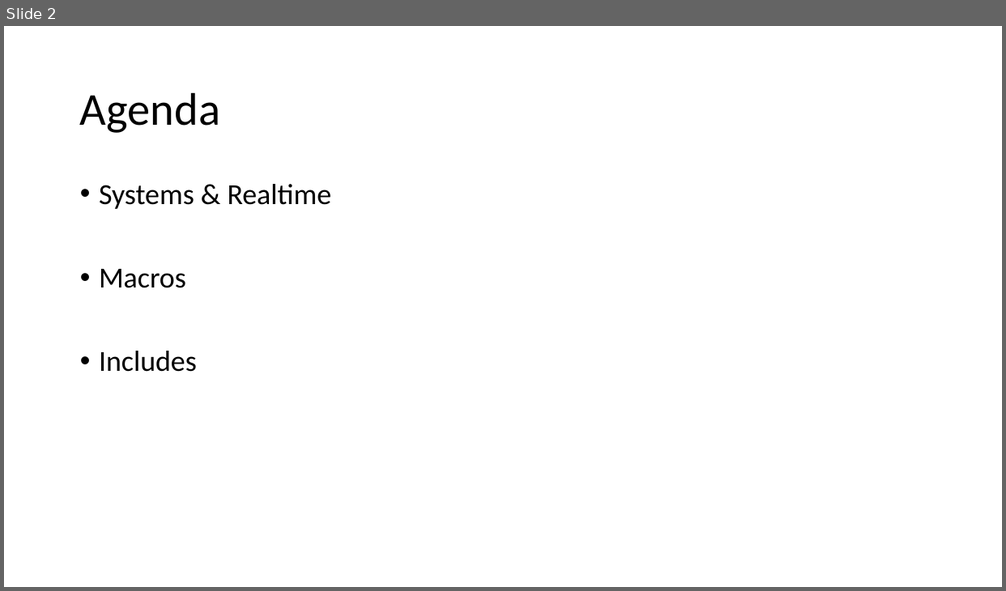
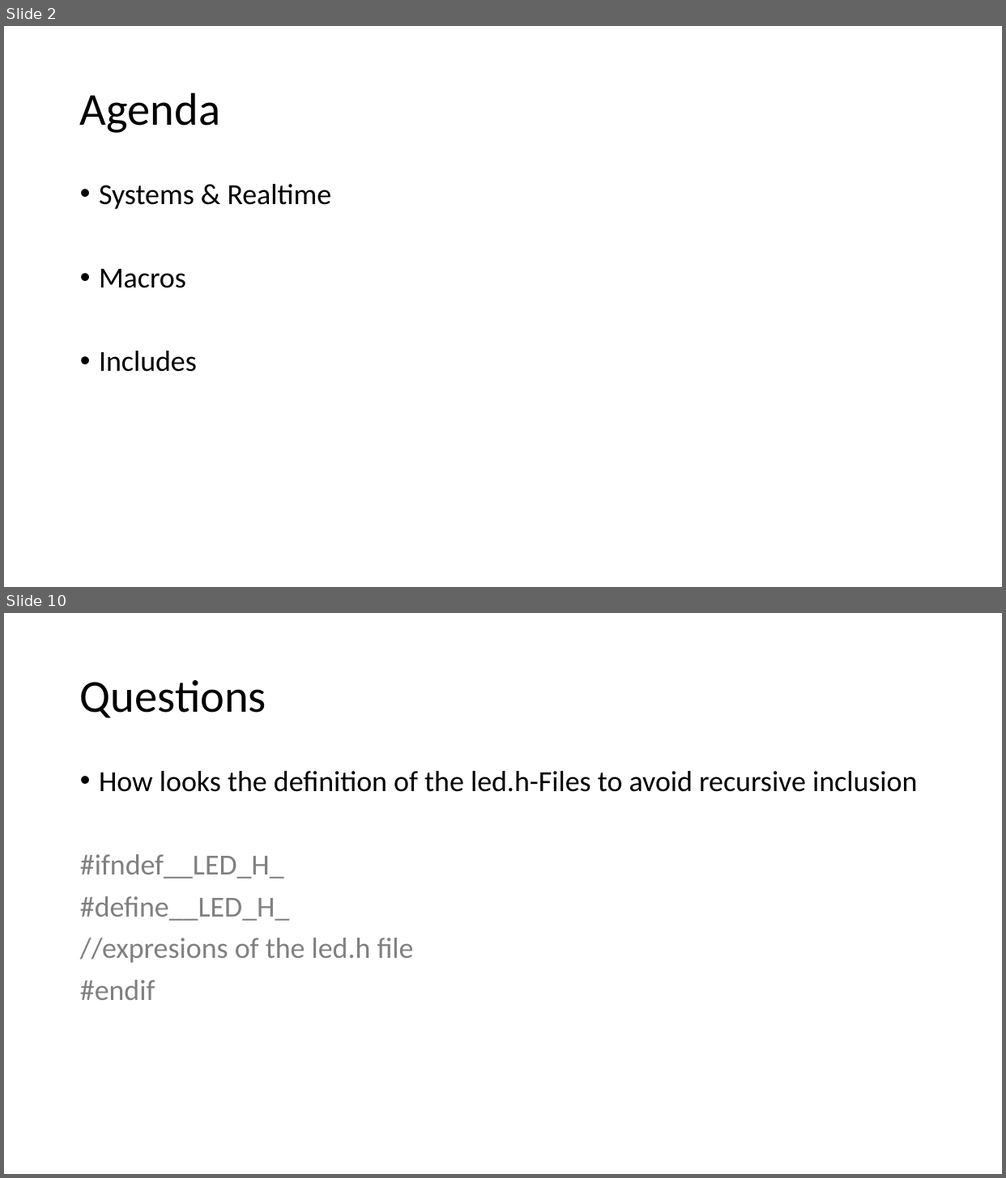
Before and after one commit to tametry/Team9, a slide deck: Recap/Recap SW2 Yves.pptx. Shown one above the other, each under a label of ours: slide 2 before the commit, slides 2 and 10 after it; the slides between them are not shown. The pictures are 1006x591 and 1006x1178 pixels, drawn with LibreOffice and Linux fonts; fonts in the diff are those of the drawing. Boxes give left, top, right and bottom in pixels: in the first picture for what was removed or moved away, otherwise in the second. Text is boxed around its words. In the diff, an @@ line names an element or a change of style, - is before the commit and + after.

```diff
--- a/Recap/Recap SW2 Yves.pptx
+++ b/Recap/Recap SW2 Yves.pptx
@@ slide 10 added at box(4, 613, 1002, 1174), background #FFFFFF @@
@@ title added at box(80, 680, 266, 718), 44 pt, text #000000 @@
+Questions
@@ text added at box(80, 771, 917, 1000), 28 pt, text #000000 @@
+• How looks the definition of the led.h-Files to avoid recursive inclusion
+#ifndef__LED_H_
+#define__LED_H_
+//expresions of the led.h file
+#endif
```
Also in this commit, not shown: 7 other slides added, 3 slides removed, 1 other file.
